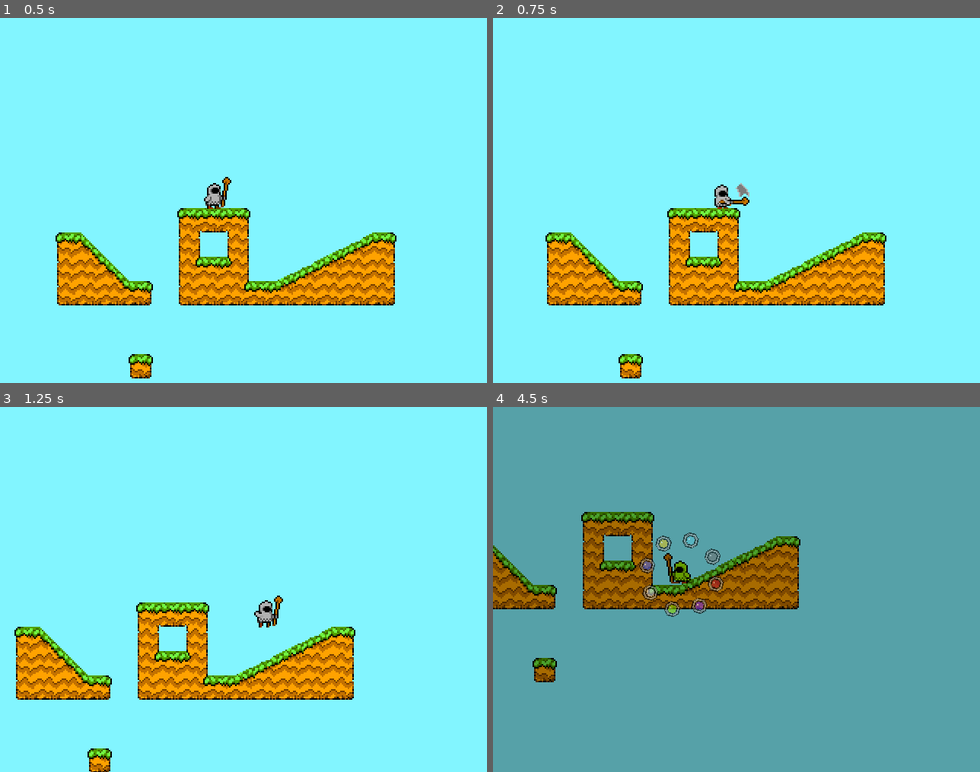
Above: before the commit, frames 1-4 (two rows, left to right).
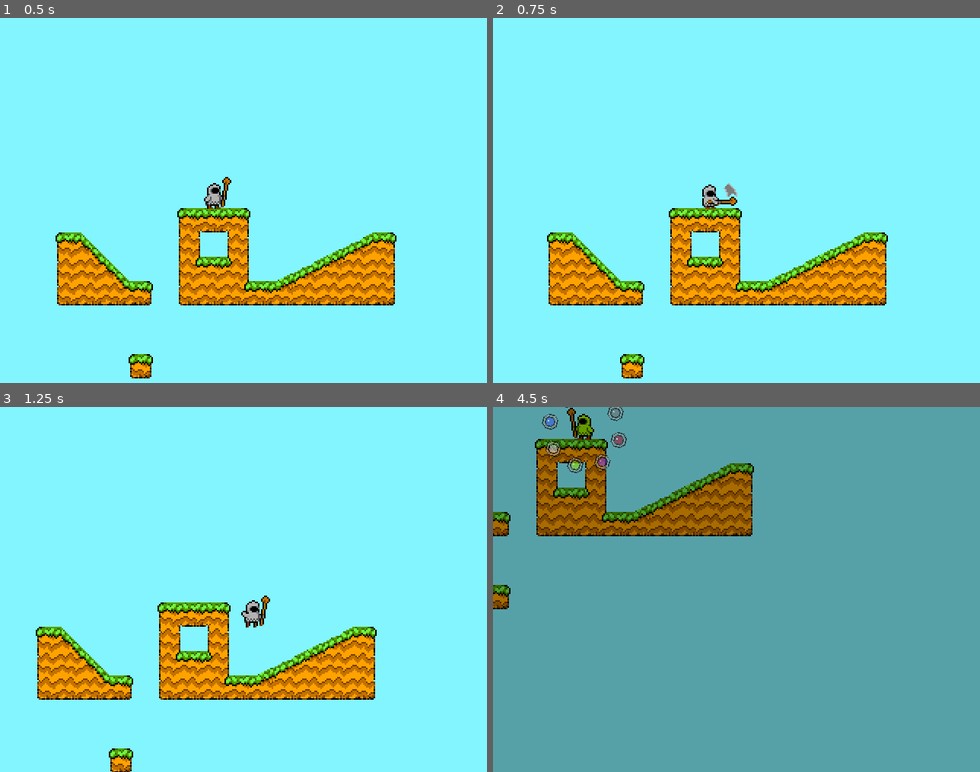
Above: after the commit, the same moments.

Repository: bitspittle/godot-elementalist
Game: Godot game, scene res://world/World.tscn
Two runs of this game, one before a commit and one after it. Both use one fixed random seed, a clock stepped at 60 frames per second and the inputs below.
Inputs:
- Up to frame 1 (0.5 s): no input
- Up to frame 2 (0.75 s): tap Enter at 0.5 s; hold Right (player_right) from 0.53 s (still down); tap Z (player_attack) at 0.6 s
- Up to frame 3 (1.25 s): keep holding Right (player_right); tap Space (player_jump) at 0.77 s
- Up to frame 4 (4.5 s): tap X (player_cast) at 1.35, 3.6 s; tap Space (player_jump) at 1.52, 2.75, 3.02, 3.77 s; release Right (player_right) at 2.03 s; hold Left (player_left) 2.03-2.78 s; hold Shift (show_gem_wheel) 2.03-2.78 s; hold Right (player_right) 2.78-4.28 s; tap Z (player_attack) at 2.85 s; hold Left (player_left) from 4.28 s (still down); tap Shift (show_gem_wheel) at 4.35 s

Frame 1 is identical in both runs. In frame 2, 4.9% of the frame differs, in the area x 10-82%, y 45-99%; in frame 3, 11%; in frame 4, 16%, in the area x 0-64%, y 0-76%.

Commit message:
Limit states where you can move horizontally

Diff:
--- a/player/PlayerControllerLocal.gd
+++ b/player/PlayerControllerLocal.gd
@@ -38,22 +38,29 @@
 		_physics_process_climbing(delta)
 
 func _physics_process_walking(delta):
-	if player.state != Player.State.DUCKING:
-		var x_input = Input.get_action_strength("player_right") - Input.get_action_strength("player_left")
-		if x_input != 0:
-			if player.state == Player.State.IDLE:
-				player.next_state = Player.State.WALKING
+	var x_input = 0
 
-			if sign(x_input) != sign(player.vel.x):
-				player.vel.x = 0 # quick turnaround
+	if player.state == Player.State.IDLE \
+	|| player.state == Player.State.WALKING \
+	|| player.state == Player.State.JUMPING \
+	|| player.state == Player.State.FALLING \
+	|| player.state == Player.State.LANDING:
+		x_input = Input.get_action_strength("player_right") - Input.get_action_strength("player_left")
 
-			player.vel.x += x_input * WALKING_ACCELERATION * delta
-			player.vel.x = clamp(player.vel.x, -MAX_WALKING_SPEED, MAX_WALKING_SPEED)
+	if x_input != 0:
+		if player.state == Player.State.IDLE:
+			player.next_state = Player.State.WALKING
 
-		else:
-			if player.state == Player.State.WALKING:
-				player.next_state = Player.State.IDLE
-			player.vel.x = 0
+		if sign(x_input) != sign(player.vel.x):
+			player.vel.x = 0 # quick turnaround
+
+		player.vel.x += x_input * WALKING_ACCELERATION * delta
+		player.vel.x = clamp(player.vel.x, -MAX_WALKING_SPEED, MAX_WALKING_SPEED)
+
+	else:
+		if player.state == Player.State.WALKING:
+			player.next_state = Player.State.IDLE
+		player.vel.x = 0
 
 	player.vel.y += GRAVITY * delta
 	player.vel.y = player.move_and_slide_with_snap(player.vel, _snap_vector, Vector2.UP, true, 4, SLOPE_THRESHOLD).y
